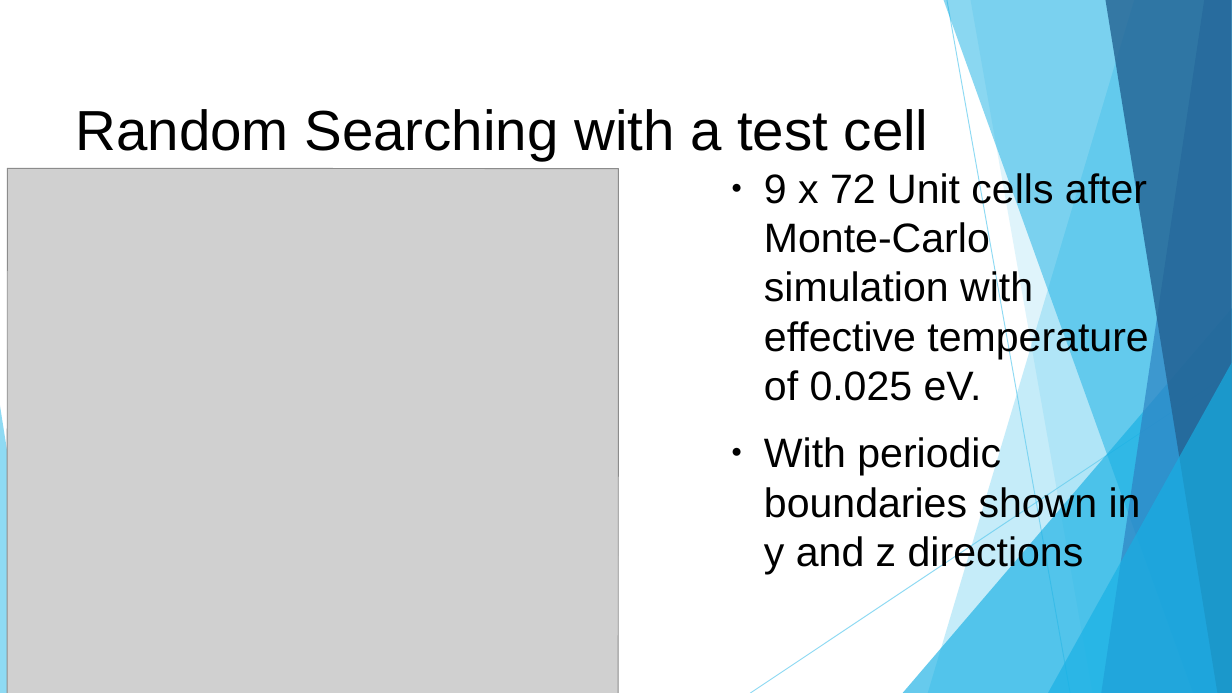
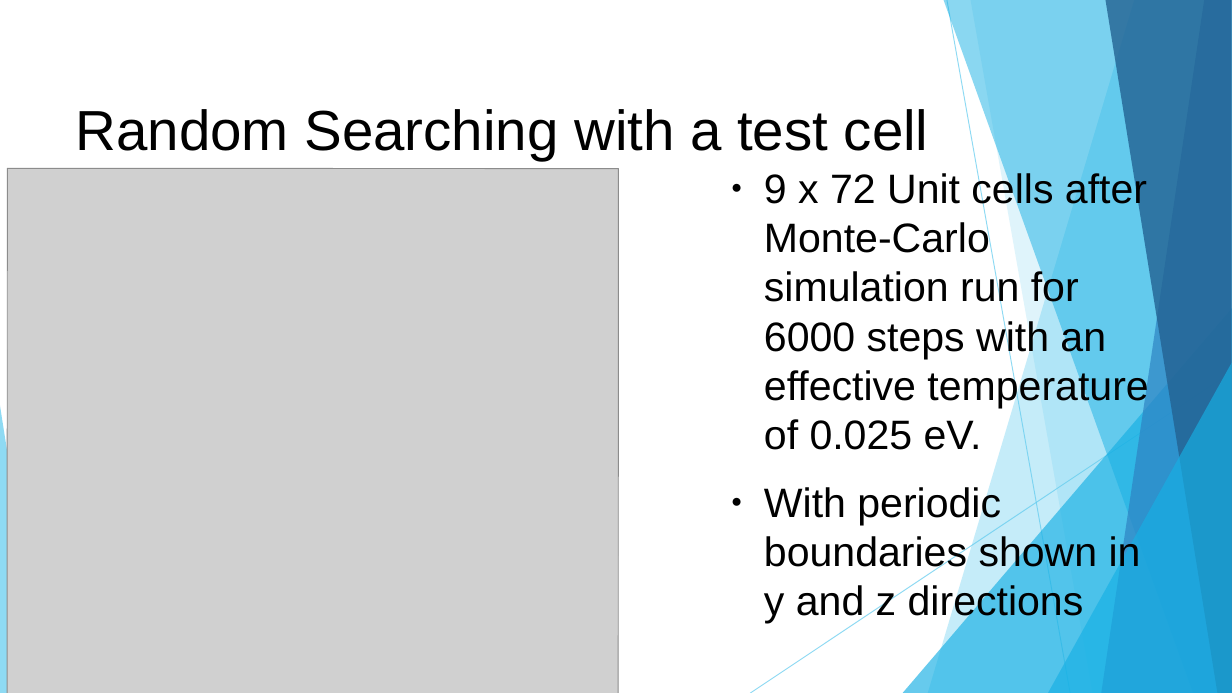
Before and after one commit to OFThomas/amorphMgO, a slide deck: slide 7 of Amorphous MgO Triple Junctions.odp. Drawn at 1232x693 pixels with LibreOffice and Linux fonts; fonts in the diff are those of the drawing; grey boxes stand for pictures. Boxes give left, top, right and bottom in pixels: in the first picture for what was removed or moved away, otherwise in the second. Text is boxed around its words. In the diff, an @@ line names an element or a change of style, - is before the commit and + after.

```diff
--- a/Amorphous MgO Triple Junctions.odp
+++ b/Amorphous MgO Triple Junctions.odp
@@ text at <box>764,170,1148,450</box>: text changed @@
-● 9 x 72 Unit cells after Monte-Carlo simulation with effective temperature of 0.025 eV.
+● 9 x 72 Unit cells after Monte-Carlo simulation run for 6000 steps with an effective temperature of 0.025 eV.
```
Also in this commit, not shown: 3 other slides changed, 1 slide added, 1 slide removed, 4 other files.
